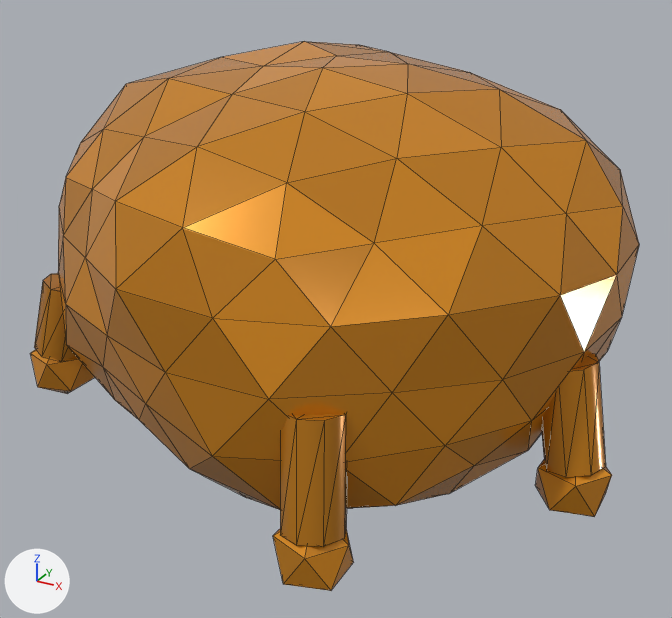
One commit to the glTF model game/assets/models/items/latex_resin.glb: the scene before it, then after it.
One viewpoint serves both versions: a 50 mm camera at (0.476, -0.868, 0.375) aimed at (0.009, -0.019, -0.05). Lighting does not change. The marker at lower left points along +X, +Y and +Z. The older version comes first. Mesh edges are drawn as thin lines. Vertices at exactly the same position are counted once.
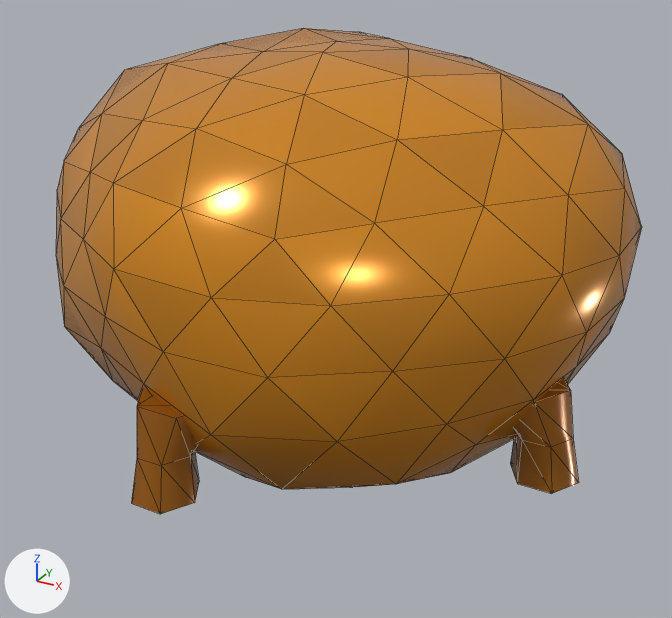
Boxes (x1, y1, x2, y2) around the edits, measured in the pictures (672 x 618 px; the box of a moved part takes in the faces that stretch with it):
'Mesh', reshaped (12% shorter): before (31, 41, 639, 591); after (56, 28, 642, 514)
part 1 of me_item_latex__mesh, moved or reshaped: before (58, 41, 639, 510); after (56, 28, 642, 489)
part 2 of me_item_latex__mesh, added (brown): after (510, 378, 579, 493)
part 3 of me_item_latex__mesh, added (brown): after (131, 389, 199, 514)
part 4 of me_item_latex__mesh, deleted: before (31, 273, 612, 591)
part 5 of me_item_latex__mesh, deleted (brown): before (542, 353, 606, 477)

The edits, one by one:
me_item_latex__mesh is used by ob_mesh; location (0.0, 0.0, 0.0).
me_item_latex__mesh had 302 vertices, 560 faces and spanned x -0.337..0.345, y -0.324..0.33, z -0.255..0.232.
me_item_latex__mesh now has 234 vertices, 448 faces and spans x -0.337..0.319, y -0.328..0.321, z -0.229..0.246.
me_item_latex__mesh part 1: the loose piece of 162 vertices spanning x -0.337..0.319, y -0.312..0.321, z -0.255..0.232 is scaled about its middle by (1, 1, 0.975), then moved by (0.0, 0.0, 0.02).
me_item_latex__mesh part 2: a new loose piece of 18 vertices spanning x 0.208..0.318, y -0.131..-0.051, z -0.134..-0.044, in mat_m_oregem.
me_item_latex__mesh part 3: a new loose piece of 18 vertices spanning x -0.063..0.027, y -0.328..-0.227, z -0.137..-0.047, in mat_m_oregem.
me_item_latex__mesh part 4: 8 loose pieces with 108 vertices, spanning x -0.307..0.345, y -0.324..0.33, z -0.191..-0.013, are deleted.
Part 5, on me_item_latex__mesh:
16 vertices are removed from x 0.26..0.338, y -0.115..-0.049, z -0.13..-0.015.
28 faces are deleted.
Other edits to the shape of me_item_latex__mesh do not show in these pictures.
